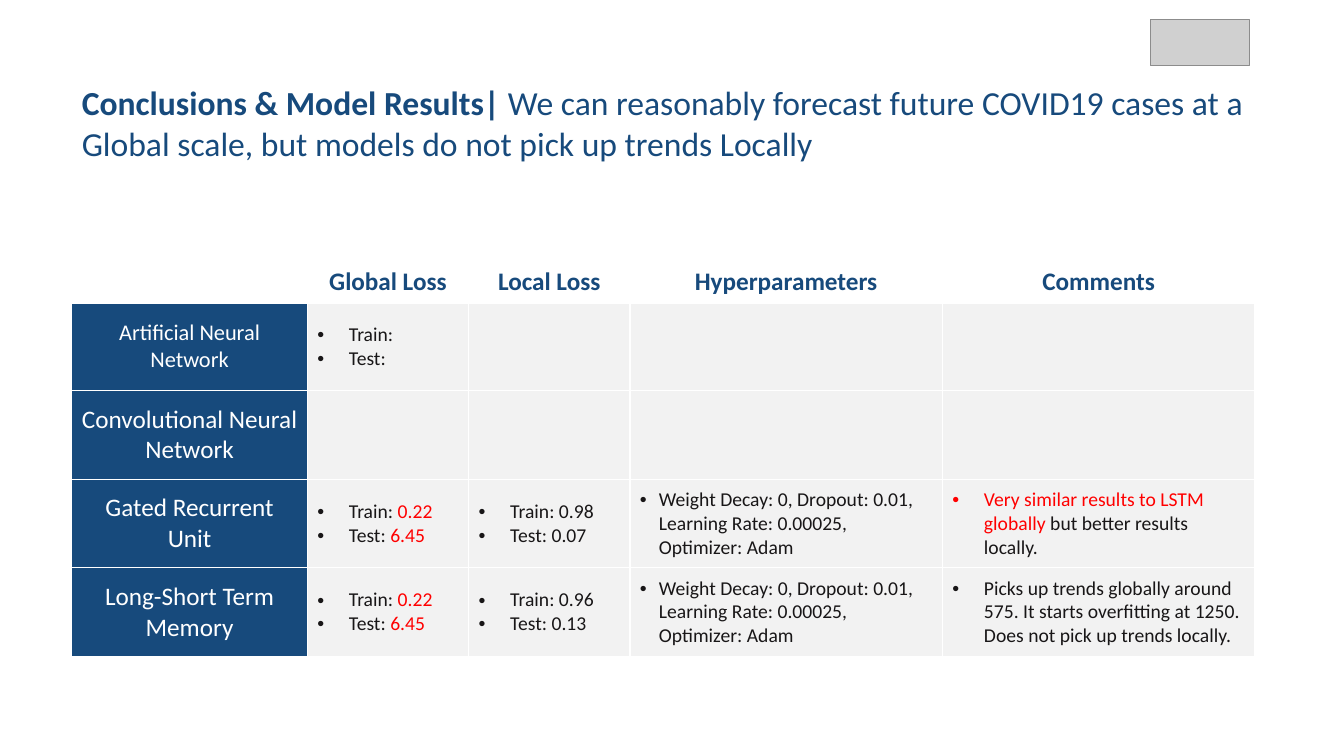
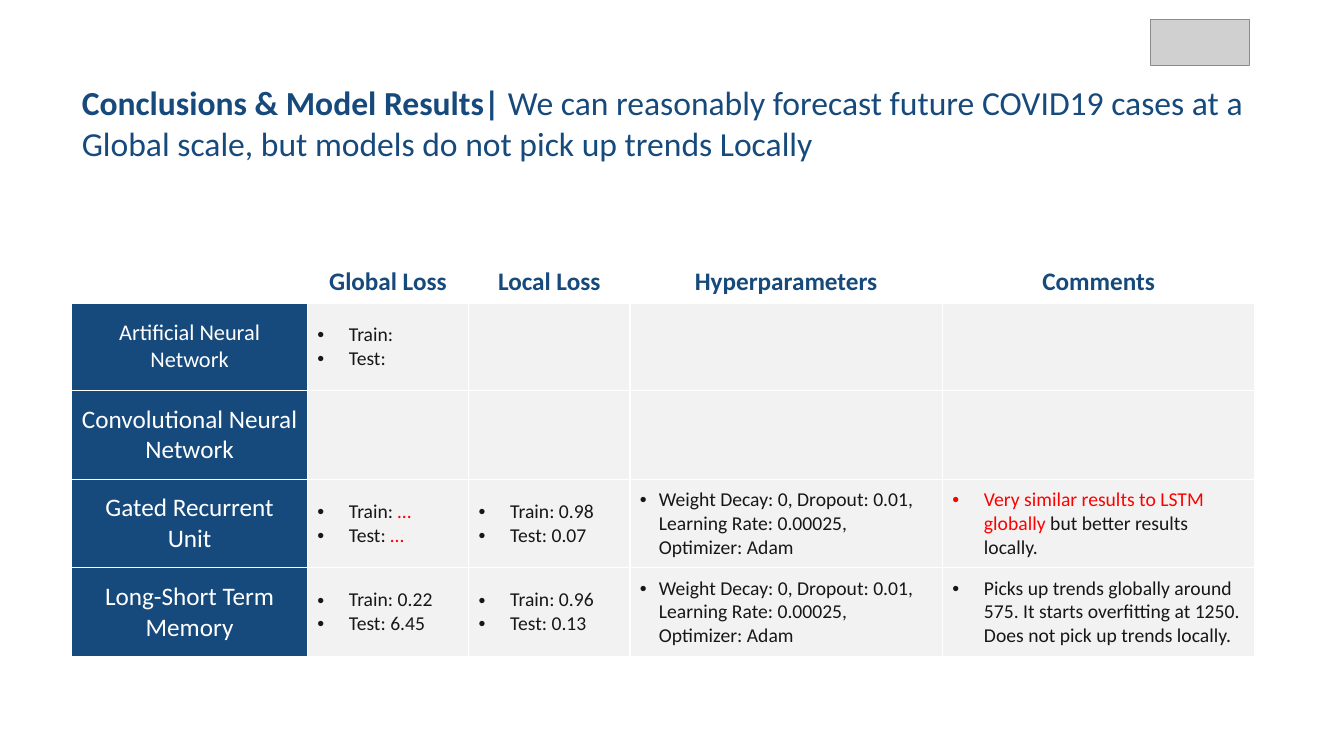
Before and after one commit to GuillemAmatCastello/Deep_Learning, a slide deck: slide 9 of Final Project/Final Project - Deep Learning.pptx. Drawn at 1344x756 pixels with LibreOffice and Linux fonts; fonts in the diff are those of the drawing; grey boxes stand for pictures. Boxes give left, top, right and bottom in pixels: in the first picture for what was removed or moved away, otherwise in the second. Text is boxed around its words. In the diff, an @@ line names an element or a change of style, - is before the commit and + after.

```diff
--- a/Final Project/Final Project - Deep Learning.pptx
+++ b/Final Project/Final Project - Deep Learning.pptx
@@ table at bbox=[72, 214, 1255, 657] @@
-row 4, column 2: Train: 0.22 / Test: 6.45
+row 4, column 2: Train: … / Test: …
@@ text colour #FF0000 to #181617 in "0.22", "6.45" @@
```
Also in this commit, not shown: 1 other slide changed.
